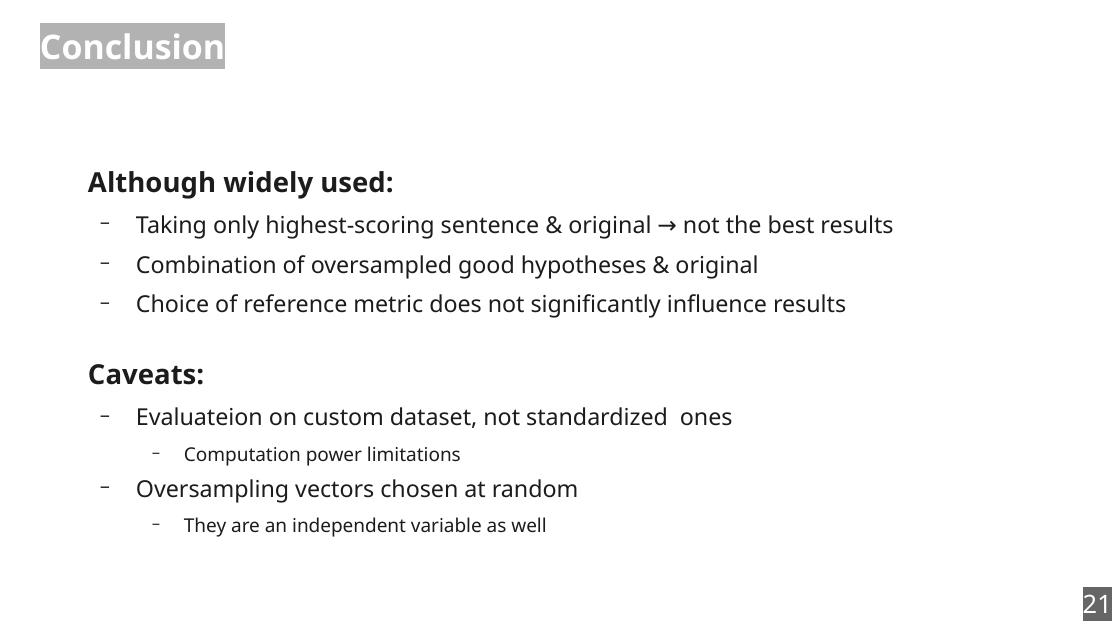
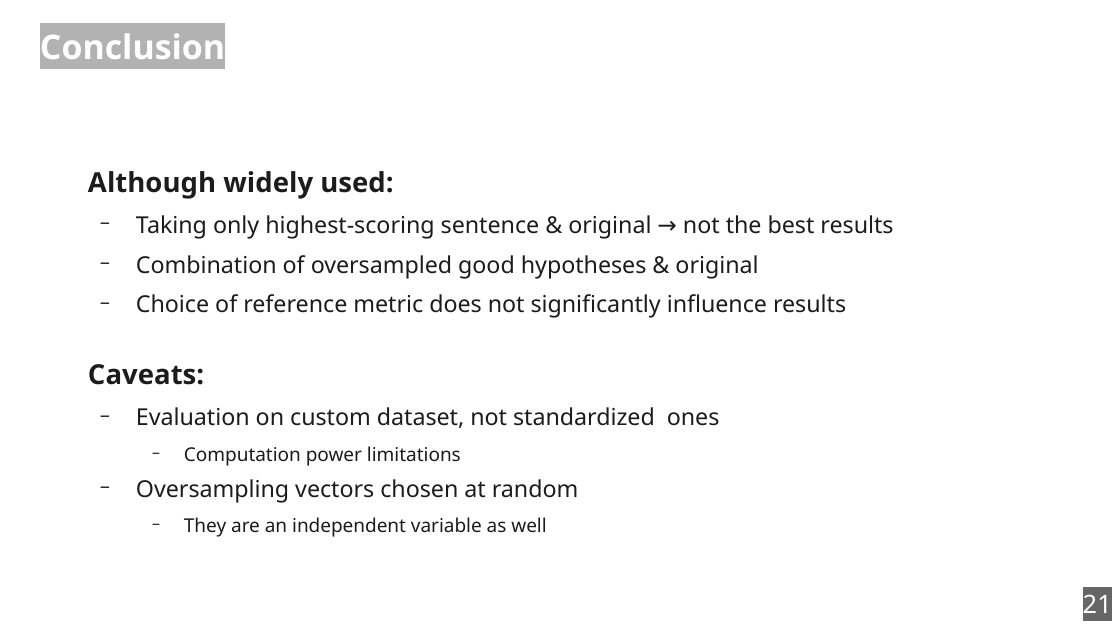
Before and after one commit to zouharvi/reference-mt-distill, a slide deck: slide 21 of meta/final_presentation.odp. Drawn at 1120x630 pixels with LibreOffice and Linux fonts; fonts in the diff are those of the drawing. Boxes give left, top, right and bottom in pixels: in the first picture for what was removed or moved away, otherwise in the second. Text is boxed around its words. In the diff, an @@ line names an element or a change of style, - is before the commit and + after.

Commit message:
Final Presentation: Typos fixed

```diff
--- a/meta/final_presentation.odp
+++ b/meta/final_presentation.odp
@@ text at box(136, 407, 720, 428): text changed @@
-  − Evaluateion on custom dataset, not standardized ones
+  − Evaluation on custom dataset, not standardized ones
```
Also in this commit, not shown: 1 other slide changed.
